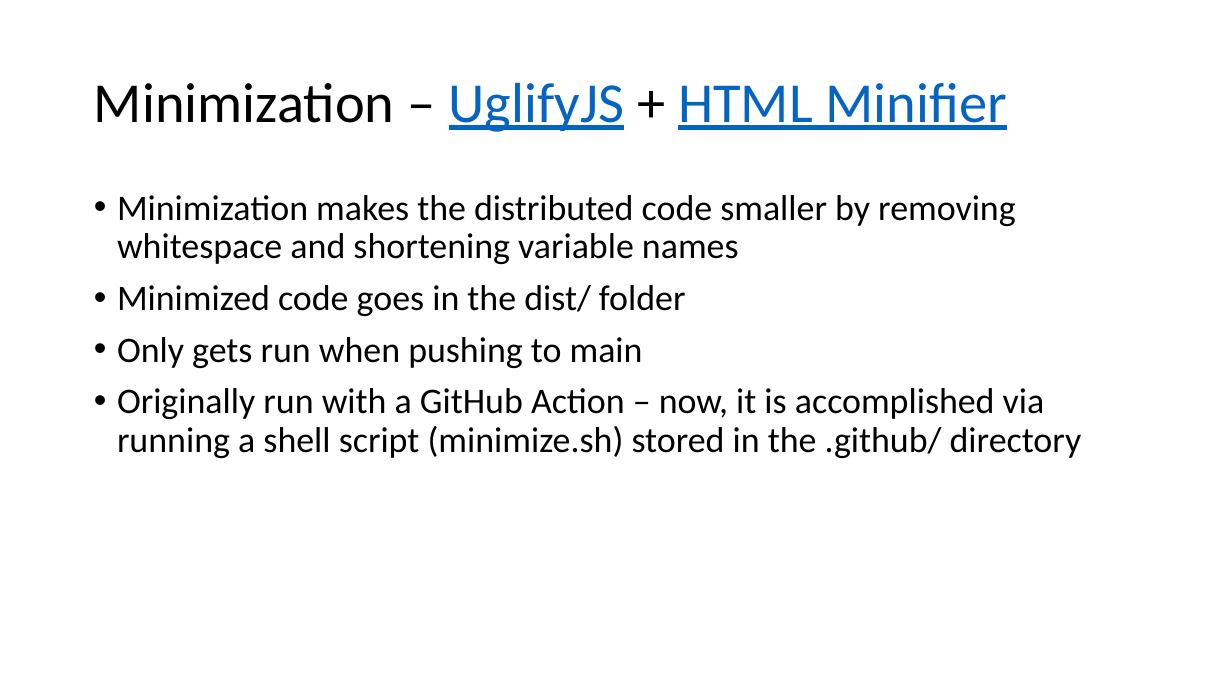
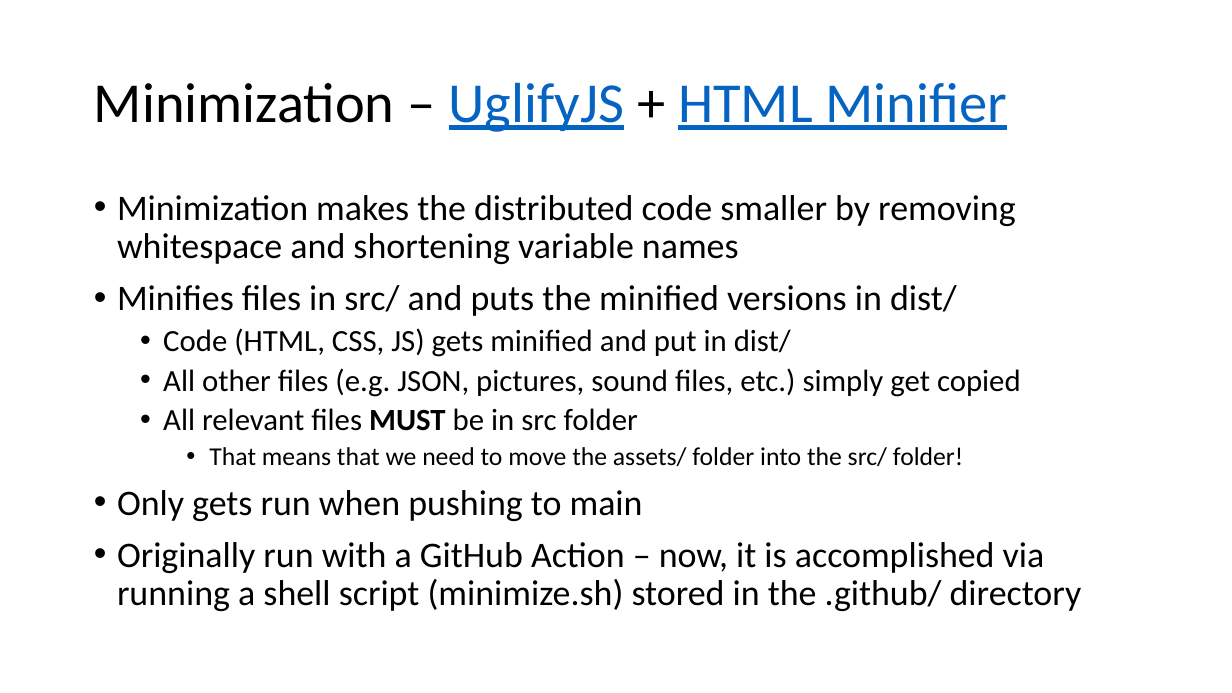
Before and after one commit to cse110-sp23-group21/cse110-sp23-group21, a slide deck: slide 14 of documentation/CICD/CICD 06072023.pptx. Drawn at 1232x693 pixels with LibreOffice and Linux fonts; fonts in the diff are those of the drawing. Boxes give left, top, right and bottom in pixels: in the first picture for what was removed or moved away, otherwise in the second. Text is boxed around its words. In the diff, an @@ line names an element or a change of style, - is before the commit and + after.

Commit message:
Updated CI/CD documentation (small fix)
Specified that minifier step moves all files from src/ into dist/ (code gets minified, other files simply get copieid)

```diff
--- a/documentation/CICD/CICD 06072023.pptx
+++ b/documentation/CICD/CICD 06072023.pptx
@@ text at box(117, 285, 1021, 466): text changed; size 28 to 24 pt @@
-• Minimized code goes in the dist/ folder
+• Minifies files in src/ and puts the minified versions in dist/
+  • Code (HTML, CSS, JS) gets minified and put in dist/
+  • All other files (e.g. JSON, pictures, sound files, etc.) simply get copied
+  • All relevant files MUST be in src folder
+    • That means that we need to move the assets/ folder into the src/ folder!
```
Also in this commit, not shown: 1 other file.
